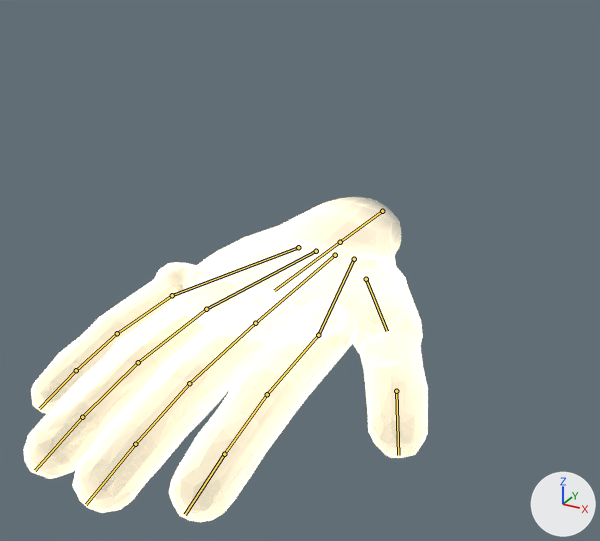
The Blender file art/blender/hand/zenscape-god-hand.blend: old version first, new version second.
The view is the same before and after, from a 50 mm camera at (0.833, -1.701, 0.761) aimed at (0.052, -0.282, 0.051). The axes (+X, +Y, +Z) are drawn at lower right. The lights are the same throughout. The first picture is the older version. The bones that change, and the others that lie on the model, are drawn over the model as lines.

Objects in the first picture: 'GodHand'.
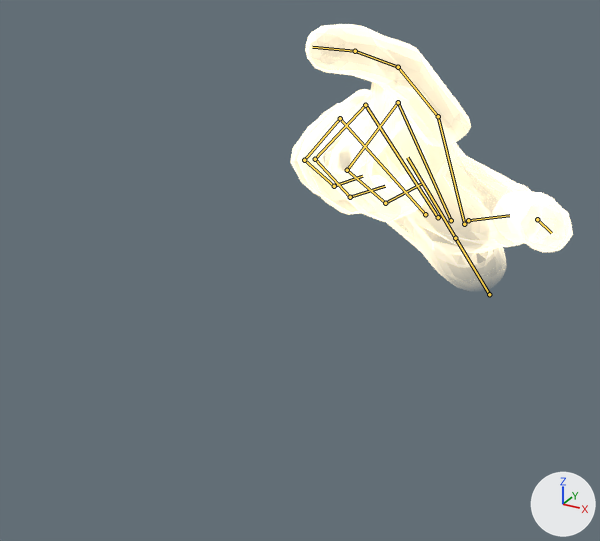
The newer file adds an action. The first version stands in its rest pose; the second is drawn at frame 7 of the action 'SnapOut'.

Diff of the bpy script that builds the scene:
```diff
--- a/art/blender/hand/zenscape-god-hand.blend.py
+++ b/art/blender/hand/zenscape-god-hand.blend.py
@@ bone_wrist @@
 bone_wrist = bpy.data.objects['GodHandRig'].pose.bones['Wrist']  # child of 'Root'
-bone_wrist.location = (0.0, 0.0, 0.0)
-bone_wrist.rotation_quaternion = (1.0, 0.0, 0.0, 0.0)  # degrees (0, 0, 0)
+bone_wrist.location = (-0.237, -0.296, -0.32)
+bone_wrist.rotation_quaternion = (0.86, 0.462, -0.054, -0.208)  # degrees (55, 6, -24)
@@ bone_metaindex @@
 bone_metaindex = bpy.data.objects['GodHandRig'].pose.bones['MetaIndex']  # child of 'Hand'
-bone_metaindex.rotation_quaternion = (1.0, 0.0, 0.0, 0.0)  # degrees (0, 0, 0)
+bone_metaindex.rotation_quaternion = (1.0, 0.0, -0.016, 0.0)  # degrees (0, -2, 0)
@@ bone_index1 @@
 bone_index1 = bpy.data.objects['GodHandRig'].pose.bones['Index1']  # child of 'MetaIndex'
-bone_index1.rotation_quaternion = (1.0, 0.0, 0.0, 0.0)  # degrees (0, 0, 0)
+bone_index1.rotation_quaternion = (0.994, -0.088, -0.006, 0.066)  # degrees (-10, 0, 8)
@@ bone_index2 @@
 bone_index2 = bpy.data.objects['GodHandRig'].pose.bones['Index2']  # child of 'Index1'
-bone_index2.rotation_quaternion = (1.0, 0.0, 0.0, 0.0)  # degrees (0, 0, 0)
+bone_index2.rotation_quaternion = (0.992, -0.123, 0.0, 0.0)  # degrees (-14, 0, 0)
@@ bone_index3 @@
 bone_index3 = bpy.data.objects['GodHandRig'].pose.bones['Index3']  # child of 'Index2'
-bone_index3.rotation_quaternion = (1.0, 0.0, 0.0, 0.0)  # degrees (0, 0, 0)
+bone_index3.rotation_quaternion = (0.999, -0.053, 0.0, 0.0)  # degrees (-6, 0, 0)
@@ bone_middle1 @@
 bone_middle1 = bpy.data.objects['GodHandRig'].pose.bones['Middle1']  # child of 'MetaMiddle'
-bone_middle1.rotation_quaternion = (1.0, 0.0, 0.0, 0.0)  # degrees (0, 0, 0)
+bone_middle1.rotation_quaternion = (0.715, -0.698, 0.015, -0.015)  # degrees (-89, 0, -2)
@@ bone_middle2 @@
 bone_middle2 = bpy.data.objects['GodHandRig'].pose.bones['Middle2']  # child of 'Middle1'
-bone_middle2.rotation_quaternion = (1.0, 0.0, 0.0, 0.0)  # degrees (0, 0, 0)
+bone_middle2.rotation_quaternion = (0.692, -0.722, 0.0, 0.0)  # degrees (-92, 0, 0)
@@ bone_middle3 @@
 bone_middle3 = bpy.data.objects['GodHandRig'].pose.bones['Middle3']  # child of 'Middle2'
-bone_middle3.rotation_quaternion = (1.0, 0.0, 0.0, 0.0)  # degrees (0, 0, 0)
+bone_middle3.rotation_quaternion = (0.905, -0.425, 0.0, 0.0)  # degrees (-50, 0, 0)
@@ bone_metaring @@
 bone_metaring = bpy.data.objects['GodHandRig'].pose.bones['MetaRing']  # child of 'Hand'
-bone_metaring.rotation_quaternion = (1.0, 0.0, 0.0, 0.0)  # degrees (0, 0, 0)
+bone_metaring.rotation_quaternion = (1.0, 0.0, 0.029, 0.0)  # degrees (0, 3, 0)
@@ bone_ring1 @@
 bone_ring1 = bpy.data.objects['GodHandRig'].pose.bones['Ring1']  # child of 'MetaRing'
-bone_ring1.rotation_quaternion = (1.0, 0.0, 0.0, 0.0)  # degrees (0, 0, 0)
+bone_ring1.rotation_quaternion = (0.762, -0.647, 0.019, -0.022)  # degrees (-81, 0, -3)
@@ bone_ring2 @@
 bone_ring2 = bpy.data.objects['GodHandRig'].pose.bones['Ring2']  # child of 'Ring1'
-bone_ring2.rotation_quaternion = (1.0, 0.0, 0.0, 0.0)  # degrees (0, 0, 0)
+bone_ring2.rotation_quaternion = (0.704, -0.71, 0.0, 0.0)  # degrees (-91, 0, 0)
@@ bone_ring3 @@
 bone_ring3 = bpy.data.objects['GodHandRig'].pose.bones['Ring3']  # child of 'Ring2'
-bone_ring3.rotation_quaternion = (1.0, 0.0, 0.0, 0.0)  # degrees (0, 0, 0)
+bone_ring3.rotation_quaternion = (0.912, -0.409, 0.0, 0.0)  # degrees (-48, 0, 0)
@@ bone_metapinky @@
 bone_metapinky = bpy.data.objects['GodHandRig'].pose.bones['MetaPinky']  # child of 'Hand'
-bone_metapinky.rotation_quaternion = (1.0, 0.0, 0.0, 0.0)  # degrees (0, 0, 0)
+bone_metapinky.rotation_quaternion = (0.999, 0.0, 0.052, 0.0)  # degrees (0, 6, 0)
@@ bone_pinky1 @@
 bone_pinky1 = bpy.data.objects['GodHandRig'].pose.bones['Pinky1']  # child of 'MetaPinky'
-bone_pinky1.rotation_quaternion = (1.0, 0.0, 0.0, 0.0)  # degrees (0, 0, 0)
+bone_pinky1.rotation_quaternion = (0.75, -0.659, 0.036, -0.041)  # degrees (-83, 0, -6)
@@ bone_pinky2 @@
 bone_pinky2 = bpy.data.objects['GodHandRig'].pose.bones['Pinky2']  # child of 'Pinky1'
-bone_pinky2.rotation_quaternion = (1.0, 0.0, 0.0, 0.0)  # degrees (0, 0, 0)
+bone_pinky2.rotation_quaternion = (0.704, -0.71, 0.0, 0.0)  # degrees (-90, 0, 0)
@@ bone_pinky3 @@
 bone_pinky3 = bpy.data.objects['GodHandRig'].pose.bones['Pinky3']  # child of 'Pinky2'
-bone_pinky3.rotation_quaternion = (1.0, 0.0, 0.0, 0.0)  # degrees (0, 0, 0)
+bone_pinky3.rotation_quaternion = (0.913, -0.409, 0.0, 0.0)  # degrees (-48, 0, 0)
@@ bone_thumb1 @@
 bone_thumb1 = bpy.data.objects['GodHandRig'].pose.bones['Thumb1']  # child of 'Hand'
-bone_thumb1.rotation_quaternion = (1.0, 0.0, 0.0, 0.0)  # degrees (0, 0, 0)
+bone_thumb1.rotation_quaternion = (0.959, 0.121, 0.14, 0.216)  # degrees (17, 12, 27)
@@ bone_thumb3 @@
 bone_thumb3 = bpy.data.objects['GodHandRig'].pose.bones['Thumb3']  # child of 'Thumb2'
-bone_thumb3.rotation_quaternion = (1.0, 0.0, 0.0, 0.0)  # degrees (0, 0, 0)
+bone_thumb3.rotation_quaternion = (0.999, -0.034, 0.0, 0.0)  # degrees (-4, 0, 0)
```

Pixel boxes (x1, y1, x2, y2) of what changed, in the pictures (600 x 541 px):
'GodHand', posed (30% narrower, 23% shorter): before (23, 200, 428, 522); after (291, 24, 573, 272)
bone 'Wrist', root to tip: before (382, 211) to (340, 242); after (489, 294) to (455, 238)
bone 'MetaIndex', root to tip: before (354, 259) to (318, 335); after (464, 224) to (438, 116)
bone 'Index1', root to tip: before (318, 335) to (267, 394); after (438, 116) to (398, 67)
bone 'Index2', root to tip: before (267, 394) to (224, 454); after (398, 67) to (355, 51)
bone 'Index3', root to tip: before (224, 454) to (185, 514); after (355, 51) to (312, 47)
bone 'Middle1', root to tip: before (255, 323) to (189, 383); after (398, 102) to (347, 170)
bone 'Middle2', root to tip: before (189, 383) to (135, 444); after (347, 170) to (385, 203)
bone 'Middle3', root to tip: before (135, 444) to (86, 504); after (385, 203) to (421, 184)
bone 'MetaRing', root to tip: before (316, 251) to (206, 309); after (438, 217) to (365, 105)
bone 'Ring1', root to tip: before (206, 309) to (138, 362); after (365, 105) to (315, 159)
bone 'Ring2', root to tip: before (138, 362) to (82, 417); after (315, 159) to (350, 197)
bone 'Ring3', root to tip: before (82, 417) to (35, 470); after (350, 197) to (385, 186)
bone 'MetaPinky', root to tip: before (298, 247) to (172, 295); after (425, 214) to (340, 118)
bone 'Pinky1', root to tip: before (172, 295) to (117, 333); after (340, 118) to (304, 160)
bone 'Pinky2', root to tip: before (117, 333) to (76, 370); after (304, 160) to (334, 186)
bone 'Pinky3', root to tip: before (76, 370) to (39, 408); after (334, 186) to (362, 176)
bone 'Thumb1', root to tip: before (366, 279) to (387, 331); after (468, 220) to (509, 215)
bone 'Thumb3', root to tip: before (396, 391) to (398, 455); after (537, 219) to (551, 233)
